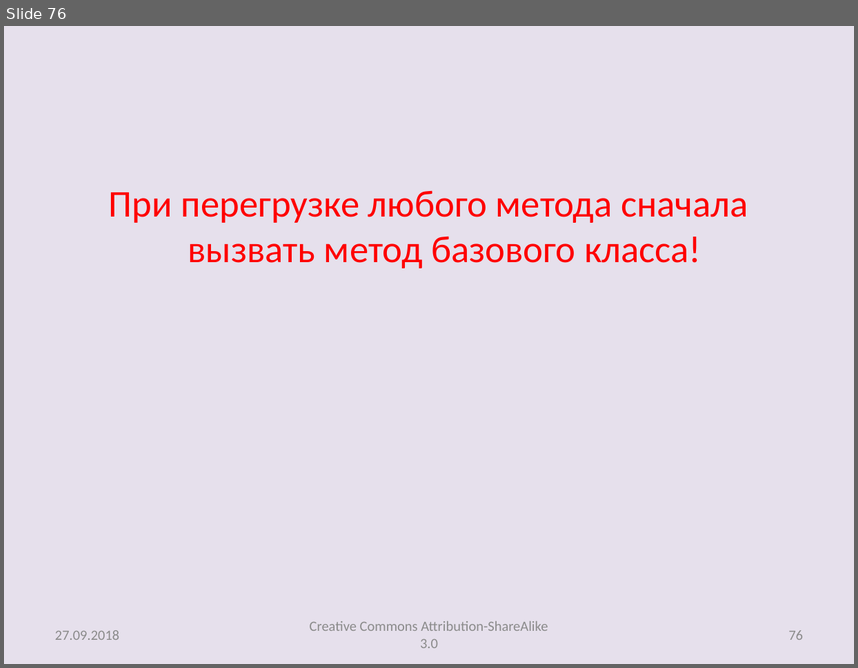
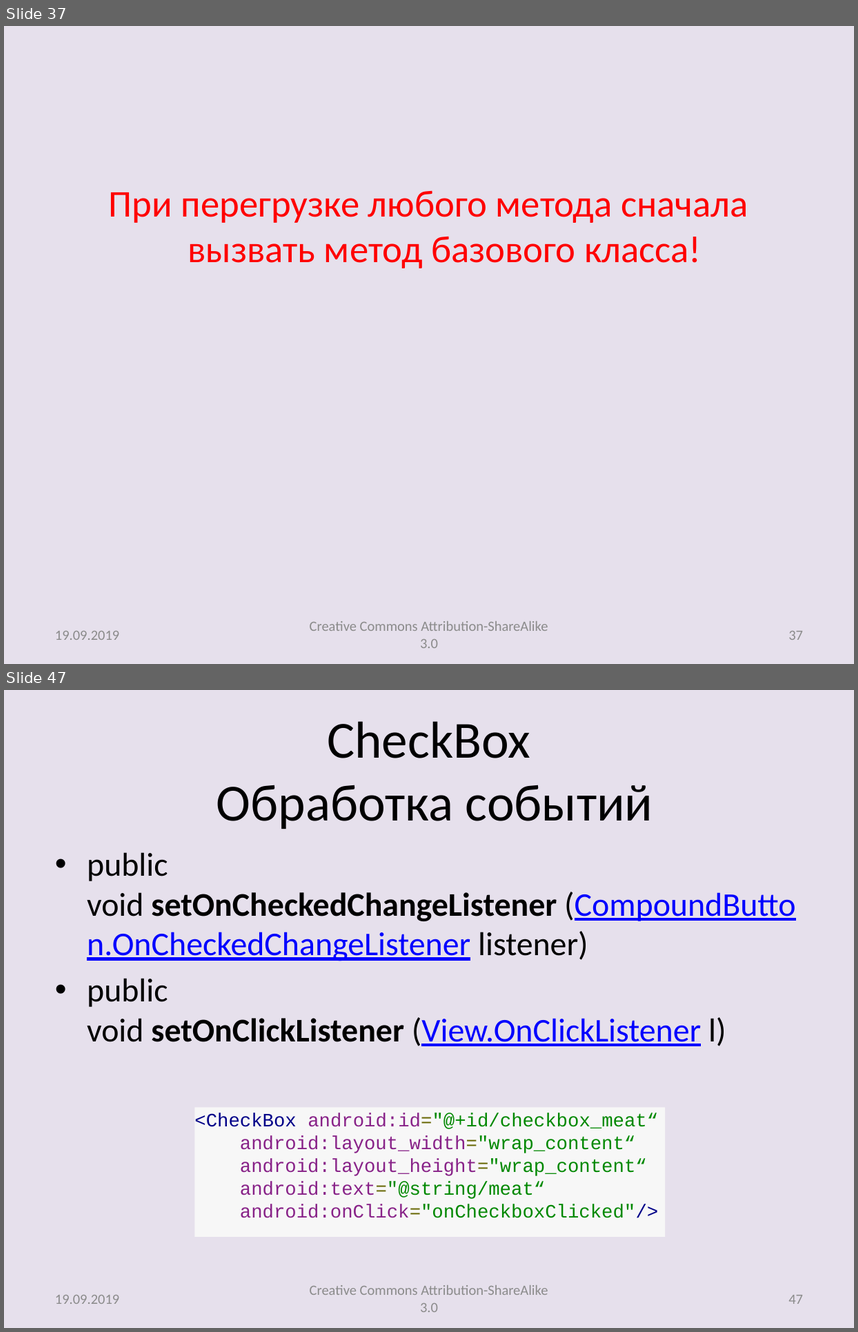
Before and after one commit to andrei-kuznetsov/android-lectures, a slide deck: lectures/Lecture003_AltRes_Activity.pptx. Shown one above the other, each under a label of ours: slide 76 before the commit, slides 37 and 47 after it; the slides between them are not shown. The pictures are 858x668 and 858x1332 pixels, drawn with LibreOffice and Linux fonts; fonts in the diff are those of the drawing. Boxes give left, top, right and bottom in pixels: in the first picture for what was removed or moved away, otherwise in the second. Text is boxed around its words. In the diff, an @@ line names an element or a change of style, - is before the commit and + after.

```diff
--- a/lectures/Lecture003_AltRes_Activity.pptx
+++ b/lectures/Lecture003_AltRes_Activity.pptx
@@ slide 47 added at [4, 690, 854, 1328], background #E6E0EC @@
@@ title added at [217, 721, 653, 829], 44 pt, text #000000 @@
+CheckBox
+Обработка событий
@@ text added at [87, 852, 726, 1046], 28 pt, text #000000 @@
+• public void setOnCheckedChangeListener (CompoundButton.OnCheckedChangeListener listener)
+• public void setOnClickListener (View.OnClickListener l)
@@ rectangle added at [194, 1107, 664, 1236], fill #F7F7F7, 16 pt, text #008800 @@
+<CheckBox android:id="@+id/checkbox_meat“
+android:layout_width="wrap_content“
+android:layout_height="wrap_content“
+android:text="@string/meat“
+android:onClick="onCheckboxClicked"/>
@@ text added at [310, 1285, 548, 1312], 12 pt, text #8C8C8C @@
+Creative Commons Attribution-ShareAlike 3.0
@@ text added at [55, 1294, 119, 1303], 12 pt, text #8C8C8C @@
+19.09.2019
@@ page number added at [789, 1294, 803, 1303], 12 pt, text #8C8C8C @@
+47
@@ what was slide 76 is now slide 37 @@
@@ slide 37 changed as well @@
@@ text at [55, 630, 119, 639]: text changed @@
-27.09.2018
+19.09.2019
@@ page number at [789, 630, 803, 639]: text changed @@
-76
+37
```
Also in this commit, not shown: 76 other slides changed, 16 other slides added, 2 other files.
